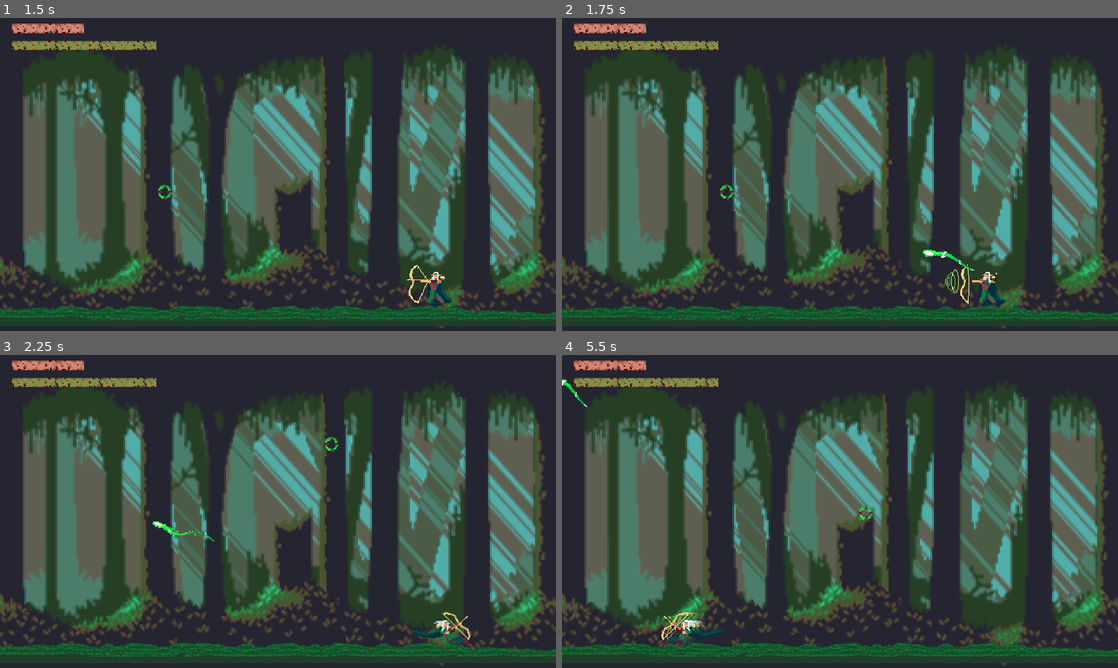
Above: before the commit, frames 1-4 (two rows, left to right).
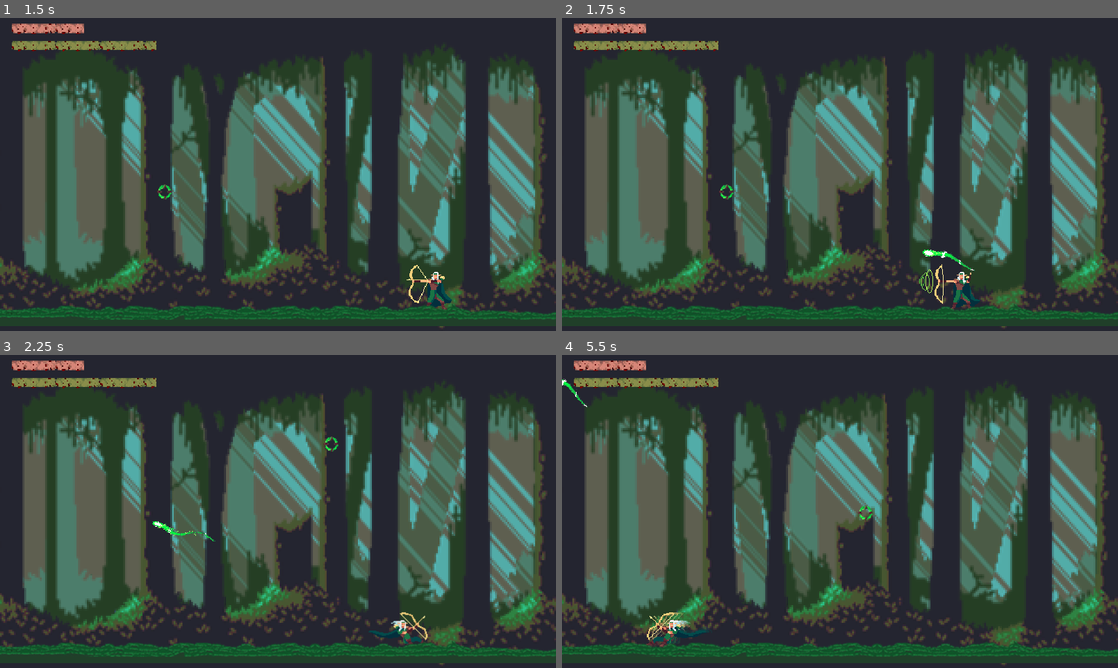
Above: after the commit, the same moments.

Repository: dcrespo3d/GGJ2023
Game: Godot game, scene res://EscenaMain.tscn
Same seed, same stepped clock (60 frames per second), same inputs: the game is played once before the commit and once after it.
Inputs (mouse positions are in pixels of both pictures, inside the frame that each line leads up to):
- Up to frame 1 (1.5 s): move the mouse to (400, 158) at 0.52 s; hold Right (ui_right) 0.53-1.28 s; tap Space (dash_key) at 0.6 s; move the mouse to (166, 190) at 1.27 s; hold Left (ui_left) from 1.28 s (still down); click (166, 190) at 1.35 s
- Up to frame 2 (1.75 s): keep holding Left (ui_left)
- Up to frame 3 (2.25 s): move the mouse to (333, 442) at 2.02 s; release Left (ui_left) at 2.03 s; hold Right (ui_right) from 2.03 s (still down); tap Space (dash_key) at 2.1 s
- Up to frame 4 (5.5 s): move the mouse to (812, 574) at 2.77 s; release Right (ui_right) at 2.78 s; hold Up (ui_up) 2.78-3.53 s; click (812, 574) at 2.85 s; move the mouse to (1006, 558) at 3.52 s; hold Left (ui_left) from 3.53 s (still down); tap Space (dash_key) at 3.6, 5.1 s; move the mouse to (673, 464) at 4.27 s; click (673, 464) at 4.35 s; move the mouse to (867, 511) at 5.02 s

Frame 1 is identical in both runs. In frame 2, 0.9% of the frame differs, in the area x 64-80%, y 78-94%; in frame 3, 0.7%; in frame 4, 0.7%.

Commit message:
projectilecollision

Diff:
--- a/Gea.gd
+++ b/Gea.gd
@@ -1,5 +1,4 @@
 extends KinematicBody2D
-export (PackedScene) var nivelGameOver
 
 # Declare member variables here. Examples:
 # var a = 2
@@ -16,9 +15,9 @@
 func _takeHit(damage):
 	if currentHealth > 0:
 		currentHealth -= damage
-func _process(delta):
-	if currentHealth <= 0:
-		get_tree().change_scene_to(nivelGameOver)
+#func _process(delta):
+	##if currentHealth <= 0:
+		#get_tree().change_scene_to(nivelGameOver)
 
 # Called every frame. 'delta' is the elapsed time since the previous frame.
 #func _process(delta):
--- a/Projectile.tscn
+++ b/Projectile.tscn
@@ -8,6 +8,8 @@
 height = 26.0
 
 [node name="Projectile" type="KinematicBody2D"]
+collision_layer = 8
+collision_mask = 6
 script = ExtResource( 2 )
 scalarSpeed = 500
 
